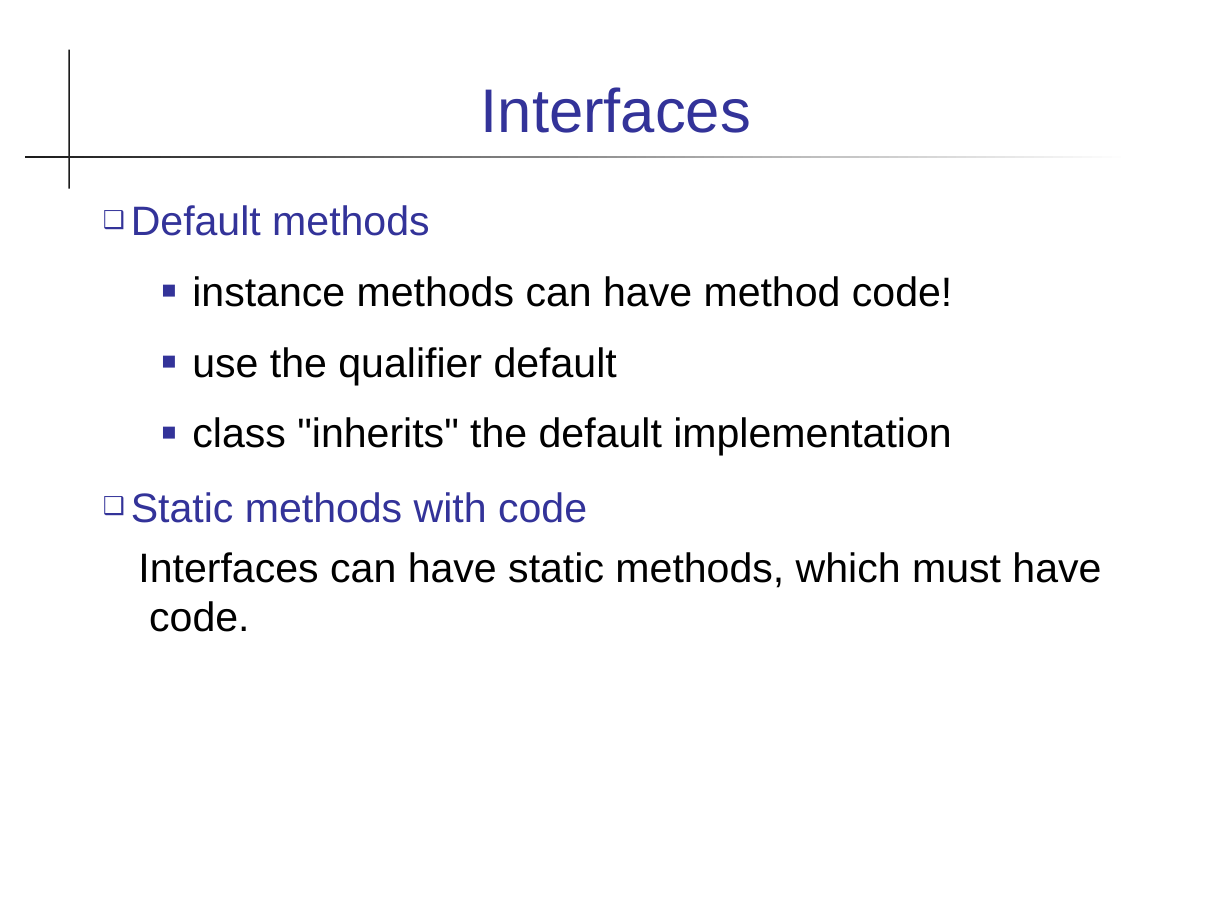
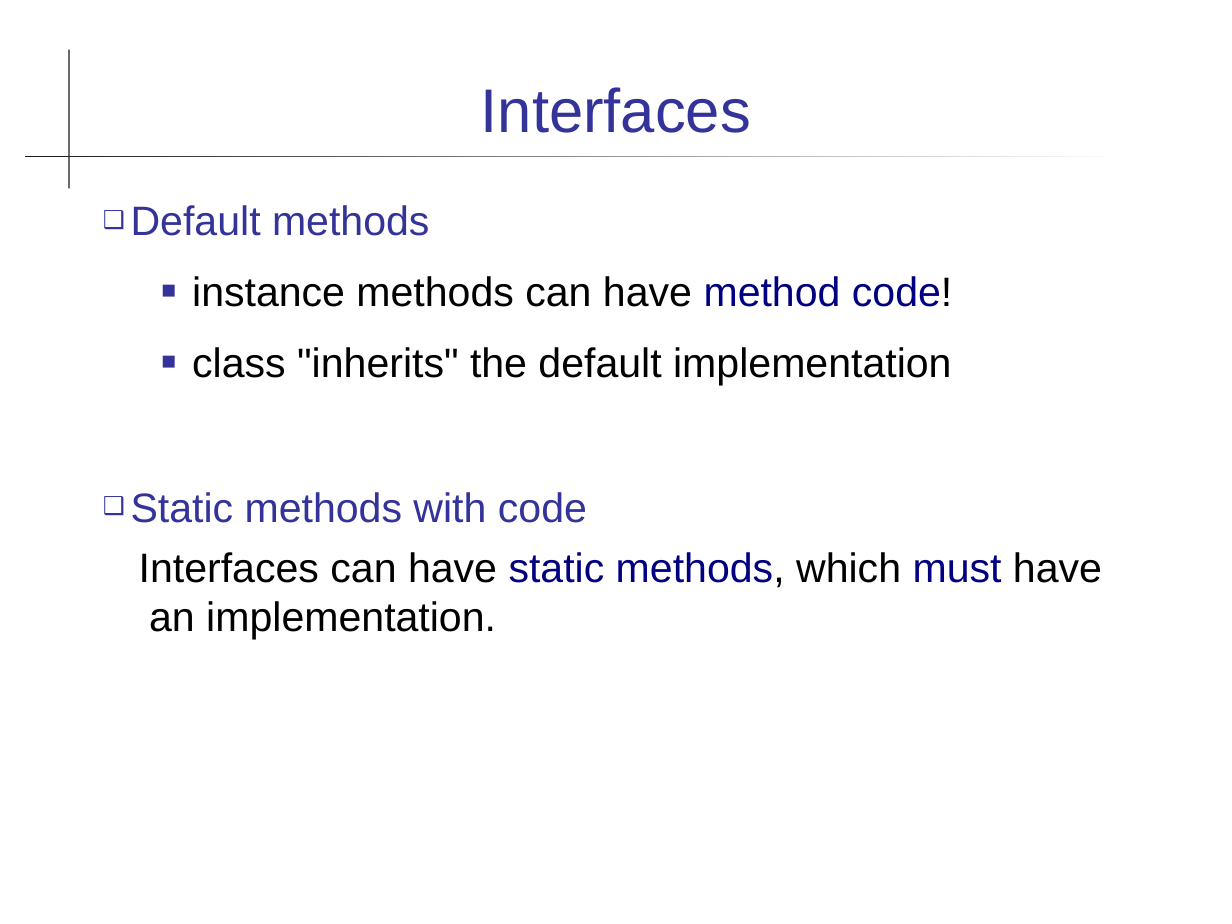
Before and after one commit to skeoop/skeoop.github.io, a slide deck: slide 2 of java8/Java-8-Features.ppt. Drawn at 1232x924 pixels with LibreOffice and Linux fonts; fonts in the diff are those of the drawing. Boxes give left, top, right and bottom in pixels: in the first picture for what was removed or moved away, otherwise in the second. Text is boxed around its words. In the diff, an @@ line names an element or a change of style, - is before the commit and + after.

```diff
--- a/java8/Java-8-Features.ppt
+++ b/java8/Java-8-Features.ppt
@@ text at (x1=131, y1=205, x2=952, y2=523): text colour #000000 to #000080 in "method code!"; indent changed @@
@@ text at (x1=192, y1=347, x2=617, y2=385): paragraph removed @@
-  ■ use the qualifier default
@@ text at (x1=139, y1=552, x2=1102, y2=640): text changed @@
-Interfaces can have static methods, which must have code.
+Interfaces can have static methods, which must have an implementation.
```
Also in this commit, not shown: 8 other slides changed, 10 other files.
